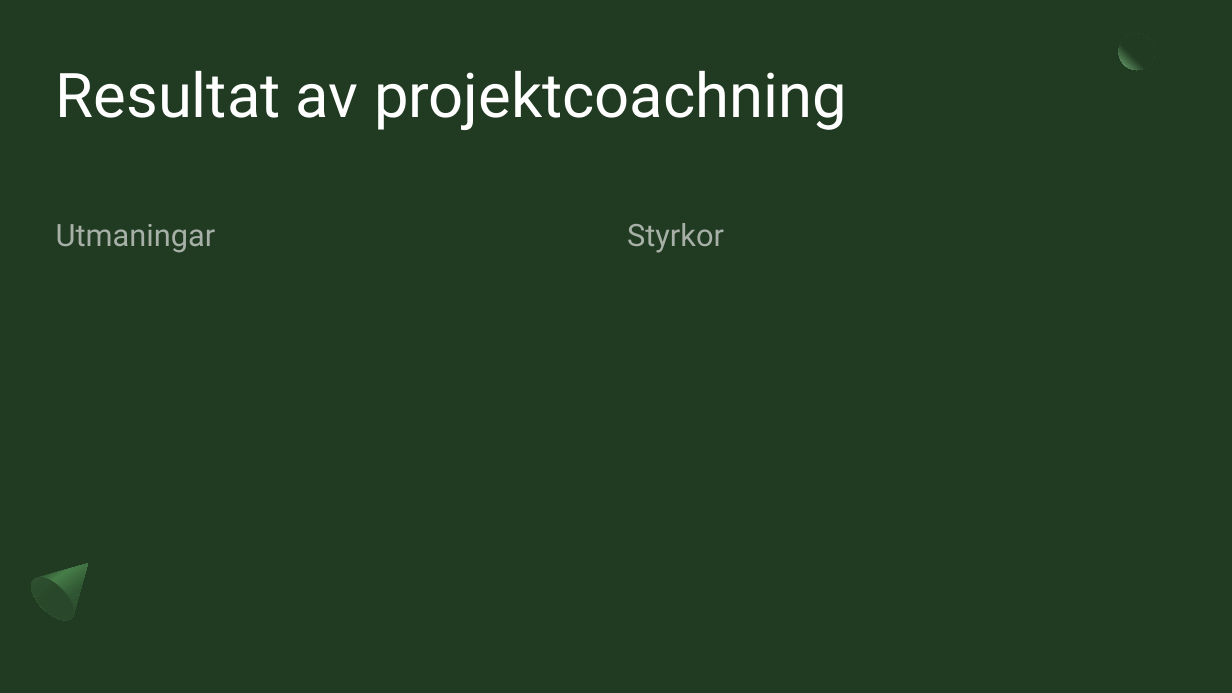
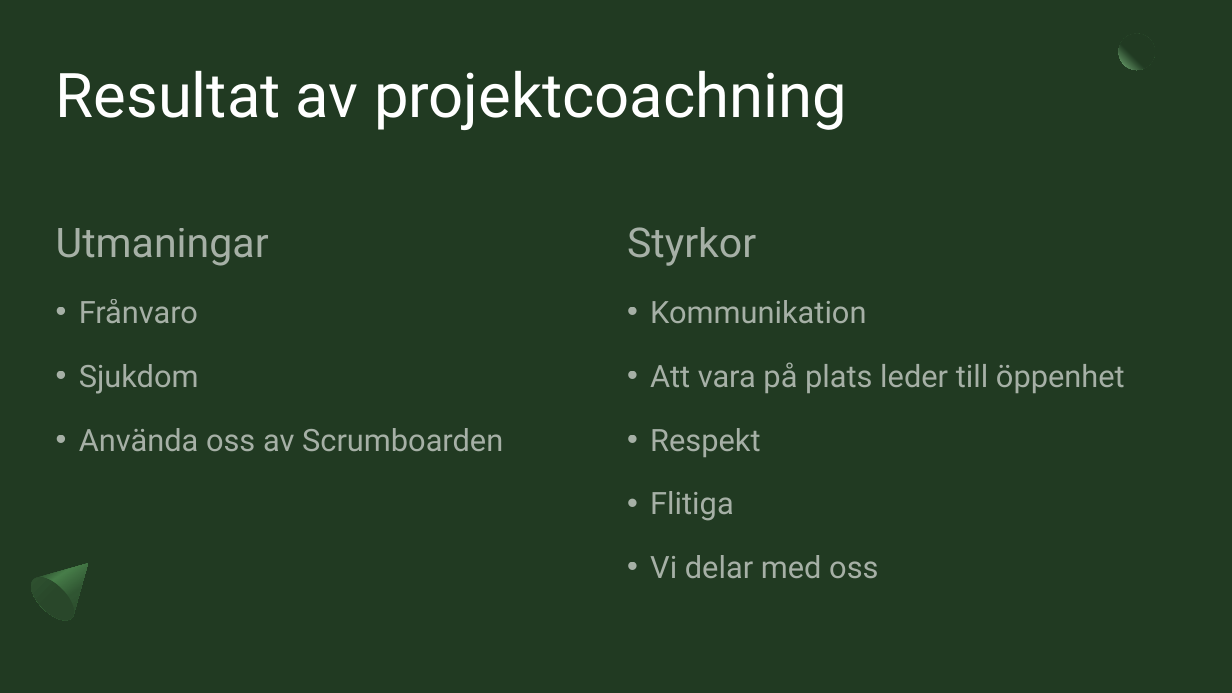
Before and after one commit to Sjofil/HASAB-IDA3, a slide deck: slide 4 of Delredovisning/Sustainable Forms presentation.pptx. Drawn at 1232x693 pixels with LibreOffice and Linux fonts; fonts in the diff are those of the drawing. Boxes give left, top, right and bottom in pixels: in the first picture for what was removed or moved away, otherwise in the second. Text is boxed around its words. In the diff, an @@ line names an element or a change of style, - is before the commit and + after.

```diff
--- a/Delredovisning/Sustainable Forms presentation.pptx
+++ b/Delredovisning/Sustainable Forms presentation.pptx
@@ text at bbox=[56, 228, 269, 266]: size 24 to 32 pt in "Utmaningar" @@
@@ text at bbox=[627, 227, 756, 266]: size 24 to 32 pt in "Styrkor" @@
@@ text at bbox=[79, 299, 503, 451]: paragraphs added @@
+• Frånvaro
+• Sjukdom
+• Använda oss av Scrumboarden
@@ text at bbox=[650, 300, 1125, 578]: paragraphs added @@
+• Kommunikation
+• Att vara på plats leder till öppenhet
+• Respekt
+• Flitiga
+• Vi delar med oss
```
